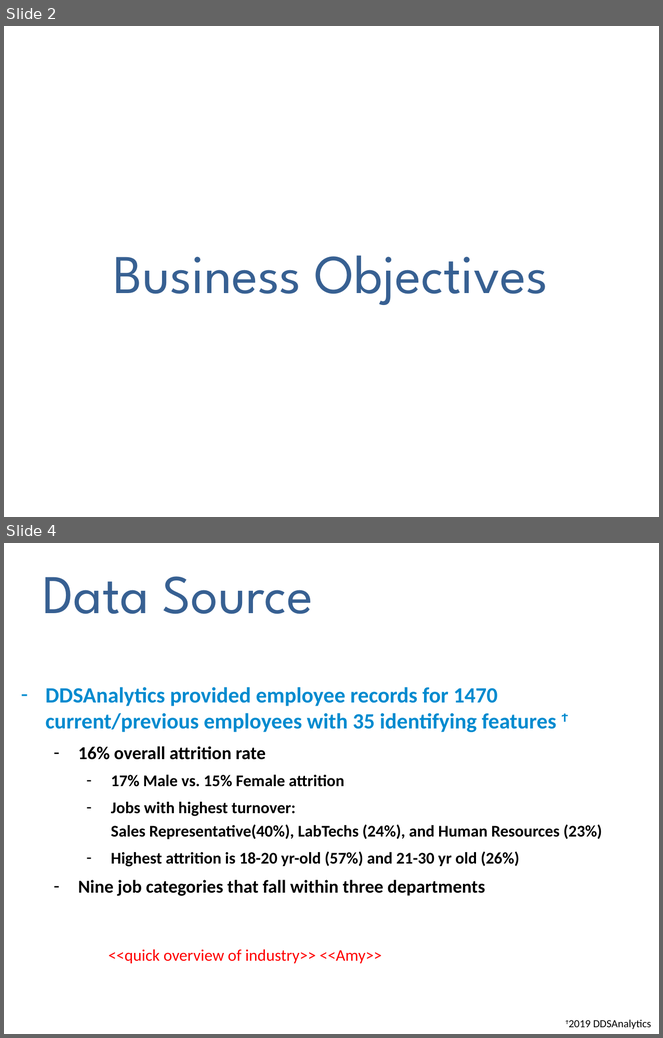
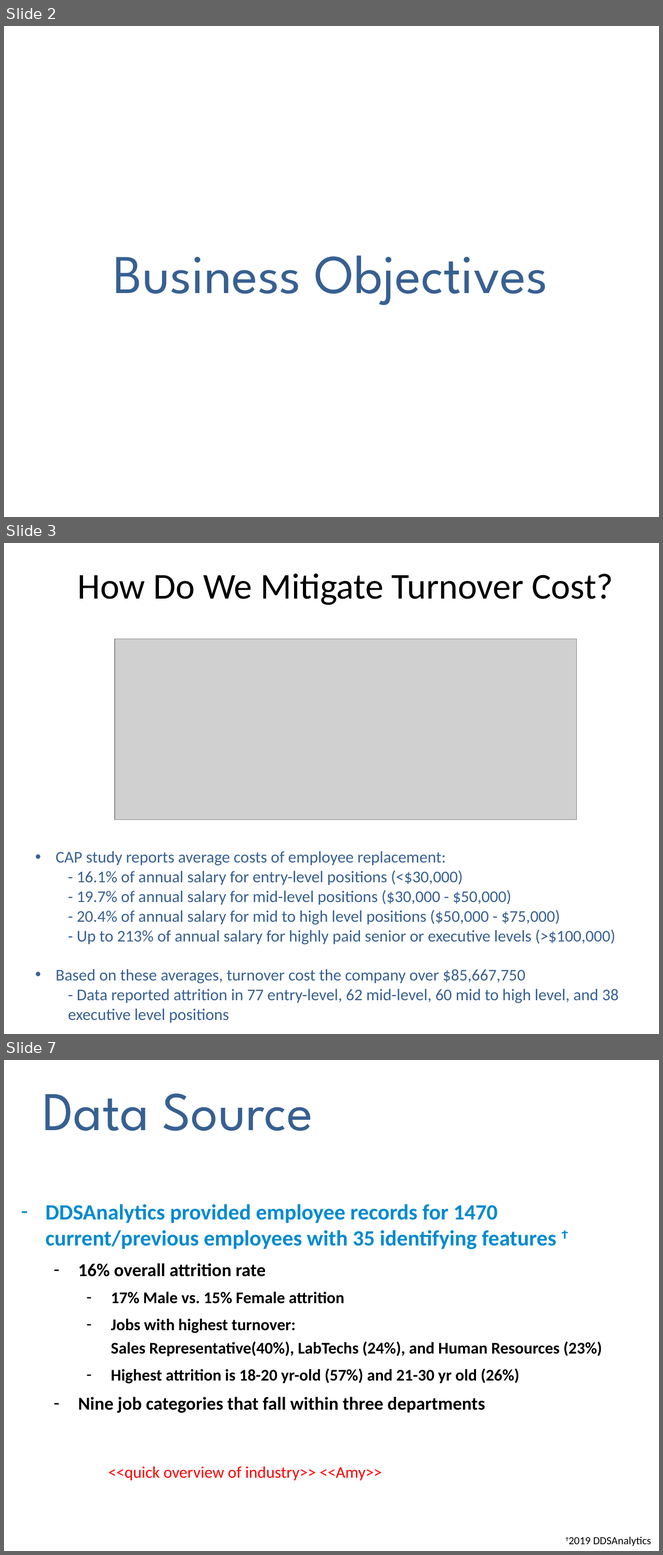
Before and after one commit to anguyen-07/DDS6306_CaseStudy02, a slide deck: DDSAnalytics_CaseStudy2_Updated.pptx. Shown one above the other, each under a label of ours: slides 2 and 4 before the commit, slides 2, 3 and 7 after it; the slides between them are not shown. The pictures are 663x1038 and 663x1555 pixels, drawn with LibreOffice and Linux fonts; fonts in the diff are those of the drawing; grey boxes stand for pictures; background and template pictures are left out. Boxes give left, top, right and bottom in pixels: in the first picture for what was removed or moved away, otherwise in the second. Text is boxed around its words. In the diff, an @@ line names an element or a change of style, - is before the commit and + after.

```diff
--- a/DDSAnalytics_CaseStudy2_Updated.pptx
+++ b/DDSAnalytics_CaseStudy2_Updated.pptx
@@ slide 3 added at (4, 543, 659, 1034), background picture (left out) @@
@@ text added at (78, 573, 614, 605), 40 pt, text #000000 @@
+How Do We Mitigate Turnover Cost?
@@ picture added at (115, 639, 577, 820) @@
@@ text added at (55, 851, 619, 1023), 18 pt, text #376092 @@
+• CAP study reports average costs of employee replacement:
+  - 16.1% of annual salary for entry-level positions (<$30,000)
+  - 19.7% of annual salary for mid-level positions ($30,000 - $50,000)
+  - 20.4% of annual salary for mid to high level positions ($50,000 - $75,000)
+  - Up to 213% of annual salary for highly paid senior or executive levels (>$100,000)
+• Based on these averages, turnover cost the company over $85,667,750
+  - Data reported attrition in 77 entry-level, 62 mid-level, 60 mid to high level, and 38 executive level positions
@@ what was slide 4 is now slide 7 @@
```
Also in this commit, not shown: 9 other slides added, 1 other file.
